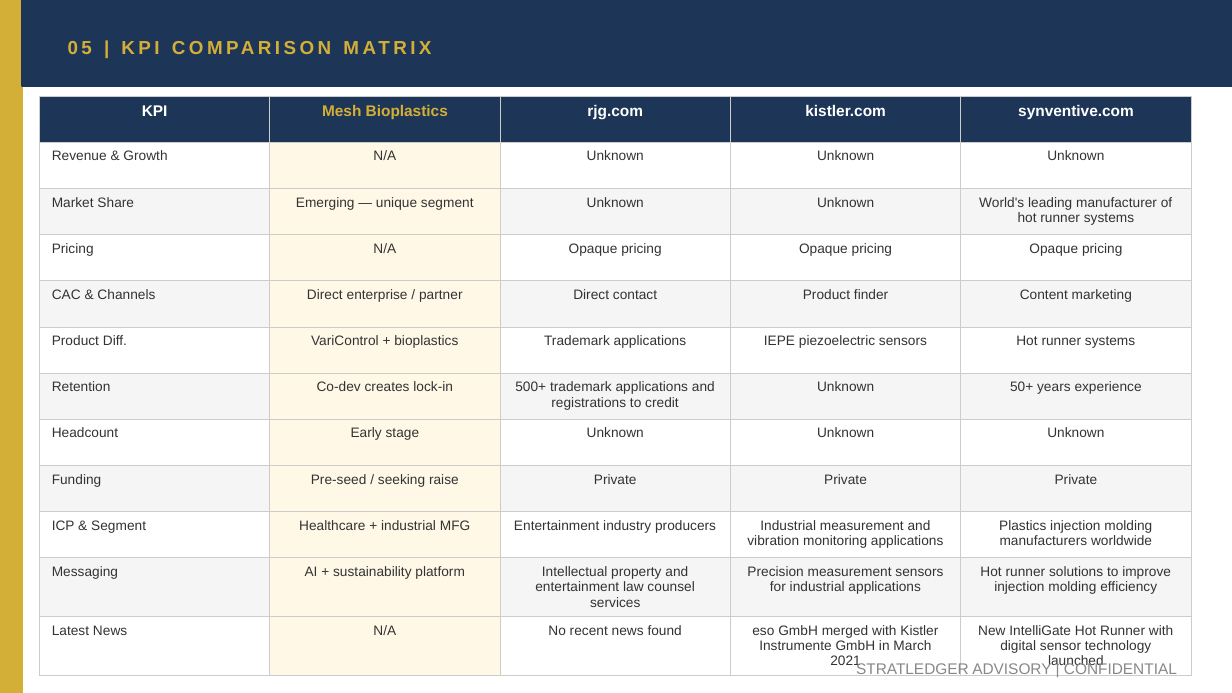
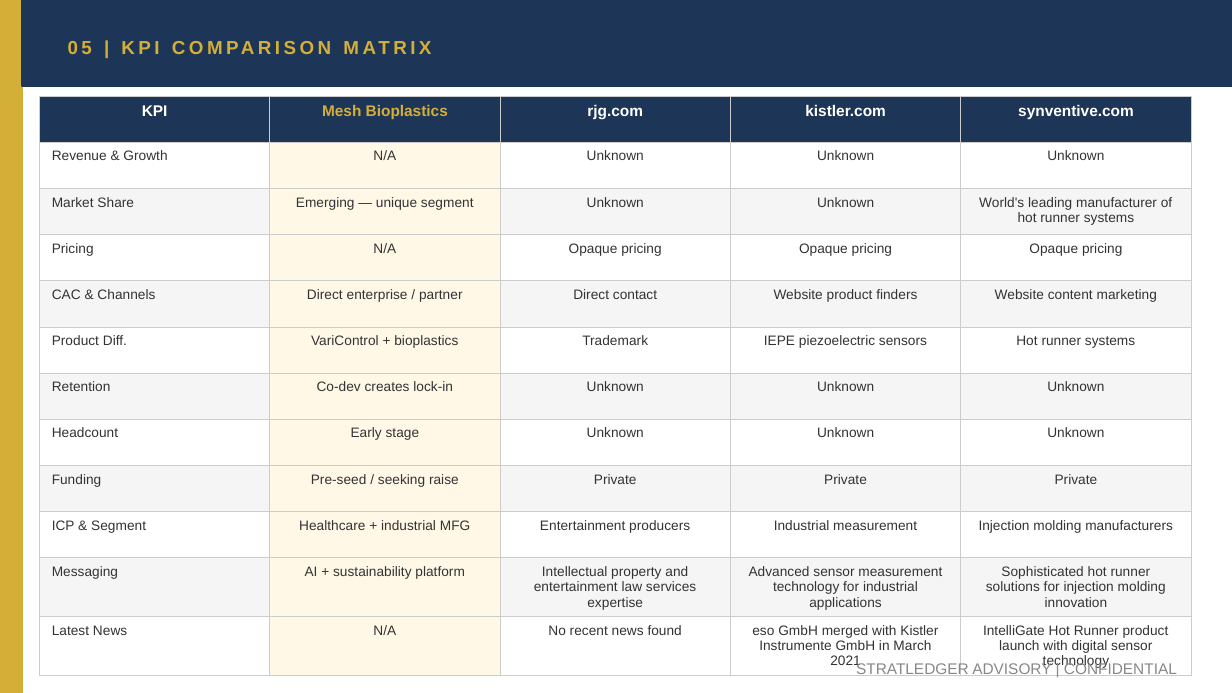
Before and after one commit to apexmakeshop-dot/droplet-commands, a slide deck: slide 9 of mesh_bioplastics_CI_Report.pptx. Drawn at 1232x693 pixels with LibreOffice and Linux fonts; fonts in the diff are those of the drawing. Boxes give left, top, right and bottom in pixels: in the first picture for what was removed or moved away, otherwise in the second. Text is boxed around its words. In the diff, an @@ line names an element or a change of style, - is before the commit and + after.

```diff
--- a/mesh_bioplastics_CI_Report.pptx
+++ b/mesh_bioplastics_CI_Report.pptx
@@ table at [39, 96, 1191, 673] @@
-row 5, column 4: Product finder
+row 5, column 4: Website product finders
-row 5, column 5: Content marketing
+row 5, column 5: Website content marketing
-row 6, column 3: Trademark applications
+row 6, column 3: Trademark
-row 7, column 3: 500+ trademark applications and registrations to credit
+row 7, column 3: Unknown
-row 7, column 5: 50+ years experience
+row 7, column 5: Unknown
-row 10: ICP & Segment | Healthcare + industrial MFG | Entertainment industry producers | Industrial measurement and vibration monitoring applications | Plastics injection molding manufacturers worldwide
+row 10: ICP & Segment | Healthcare + industrial MFG | Entertainment producers | Industrial measurement | Injection molding manufacturers
-row 11: Messaging | AI + sustainability platform | Intellectual property and entertainment law counsel services | Precision measurement sensors for industrial applications | Hot runner solutions to improve injection molding efficiency
+row 11: Messaging | AI + sustainability platform | Intellectual property and entertainment law services expertise | Advanced sensor measurement technology for industrial applications | Sophisticated hot runner solutions for injection molding innovation
-row 12, column 5: New IntelliGate Hot Runner with digital sensor technology launched
+row 12, column 5: IntelliGate Hot Runner product launch with digital sensor technology
```
Also in this commit, not shown: 4 other slides changed.
